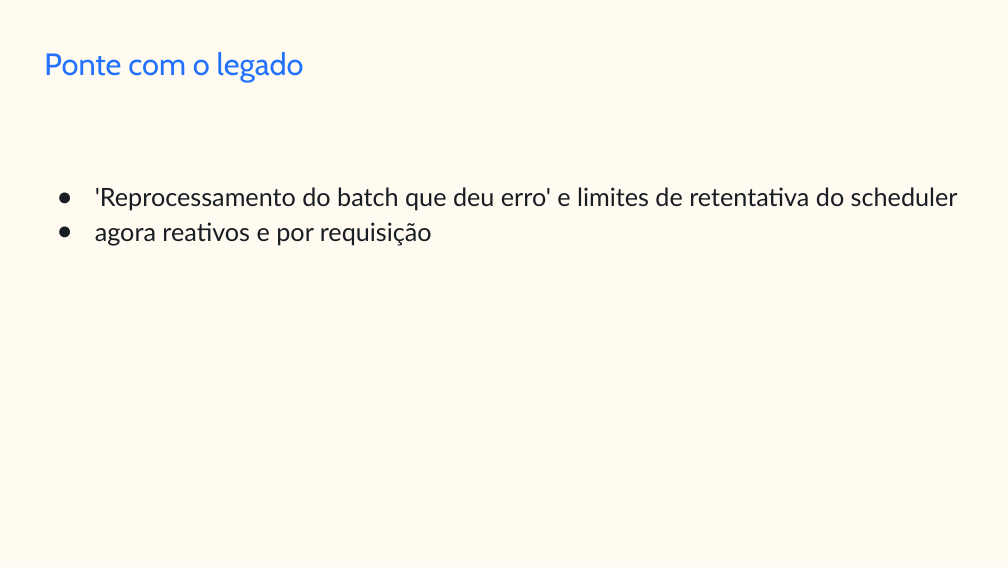
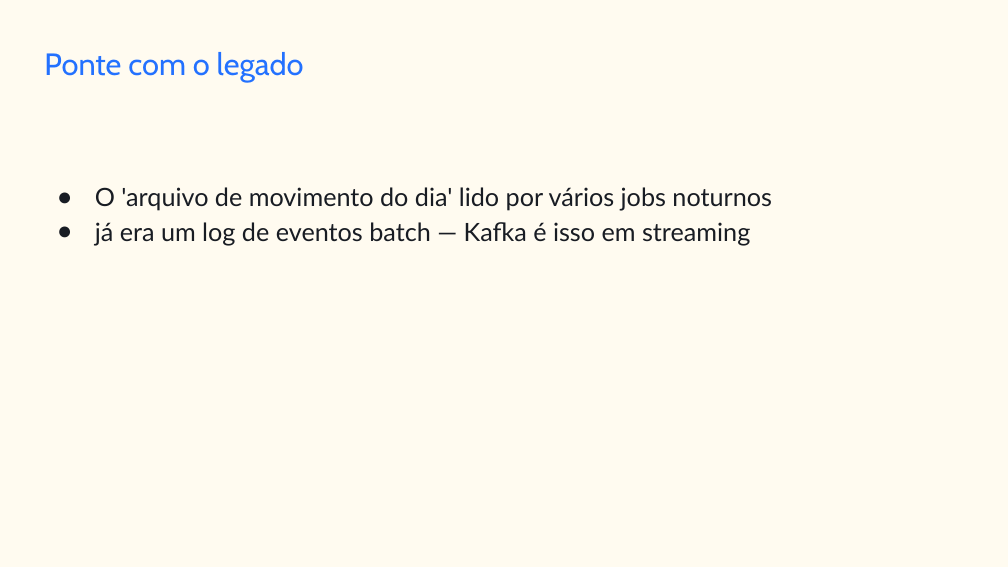
Before and after one commit to jessehaniel85/1705-be-jv-010, a slide deck: slide 4 of plano-de-aulas/aula-07-slides.pptx. Drawn at 1008x567 pixels with LibreOffice and Linux fonts; fonts in the diff are those of the drawing. Boxes give left, top, right and bottom in pixels: in the first picture for what was removed or moved away, otherwise in the second. Text is boxed around its words. In the diff, an @@ line names an element or a change of style, - is before the commit and + after.

```diff
--- a/plano-de-aulas/aula-07-slides.pptx
+++ b/plano-de-aulas/aula-07-slides.pptx
@@ text at <box>95,187,772,245</box>: text changed @@
-● 'Reprocessamento do batch que deu erro' e limites de retentativa do scheduler
-● agora reativos e por requisição
+● O 'arquivo de movimento do dia' lido por vários jobs noturnos
+● já era um log de eventos batch — Kafka é isso em streaming
```
Also in this commit, not shown: 3 other slides changed, 3 slides added, 3 slides removed, 15 other files.
